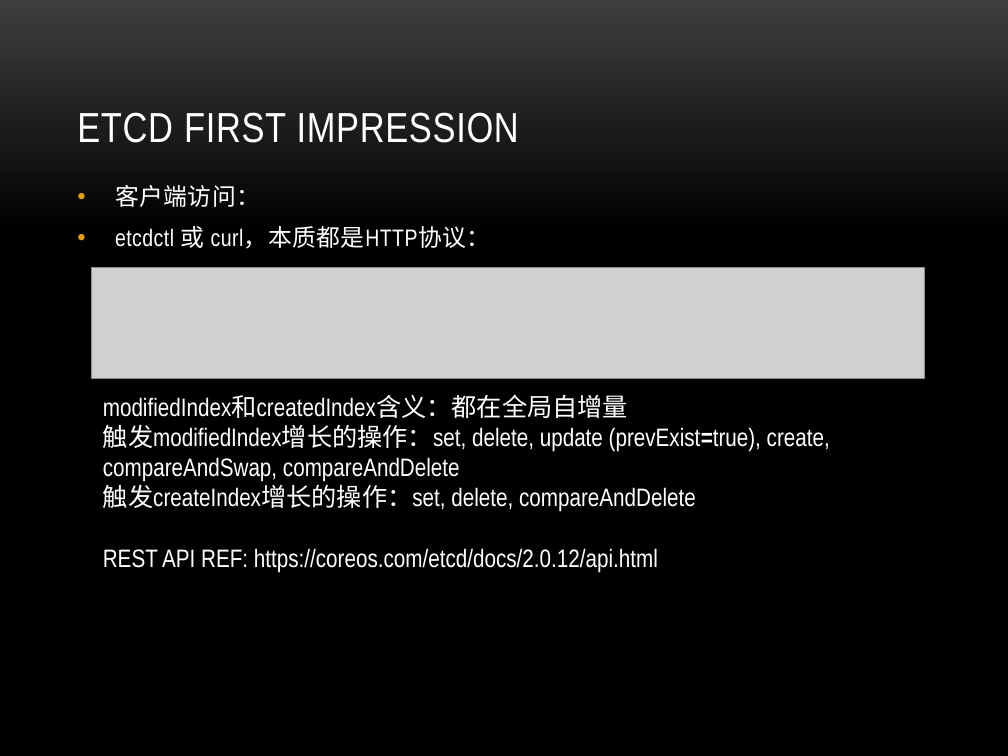
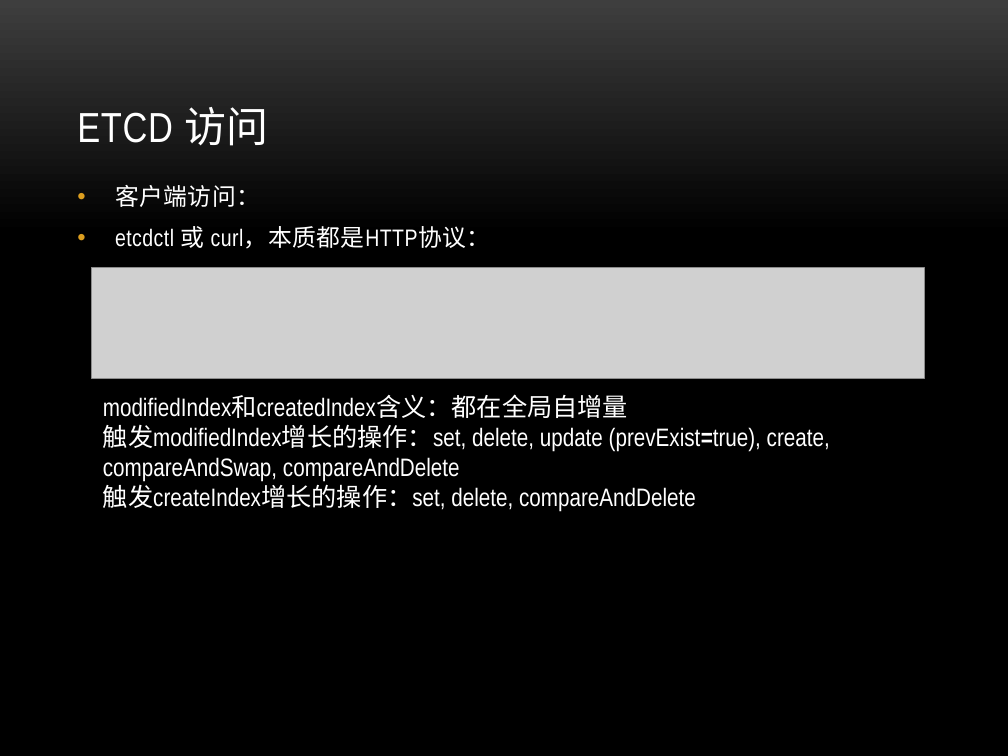
Before and after one commit to danielzheng/docs, a slide deck: slide 4 of etcd_slides/Etcd.pptx (slide 5 before the commit). Drawn at 1008x756 pixels with LibreOffice and Linux fonts; fonts in the diff are those of the drawing; grey boxes stand for pictures; background and template pictures are left out. Boxes give left, top, right and bottom in pixels: in the first picture for what was removed or moved away, otherwise in the second. Text is boxed around its words. In the diff, an @@ line names an element or a change of style, - is before the commit and + after.

```diff
--- a/etcd_slides/Etcd.pptx
+++ b/etcd_slides/Etcd.pptx
@@ title at bbox=[77, 107, 269, 146]: text changed @@
-ETCD FIRST IMPRESSION
+ETCD 访问
@@ text at bbox=[103, 548, 658, 573]: paragraph removed @@
-REST API REF: https://coreos.com/etcd/docs/2.0.12/api.html
```
Also in this commit, not shown: 10 other slides changed, 3 slides added, 5 slides removed.
